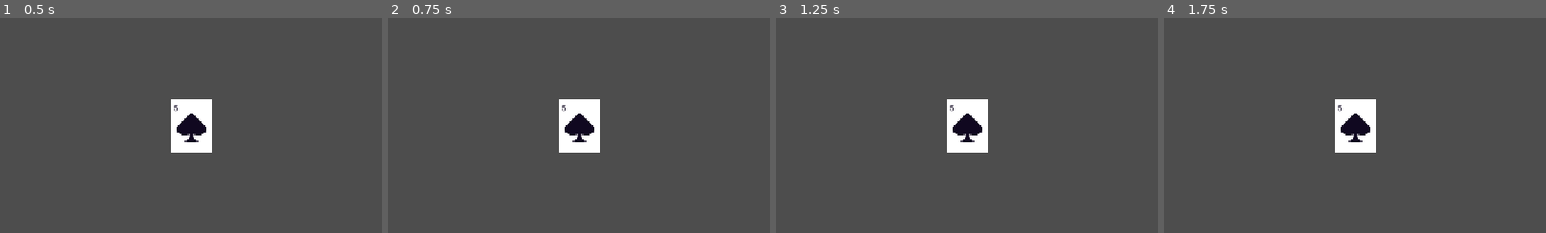
Above: before the commit, frames 1-4 (left to right).
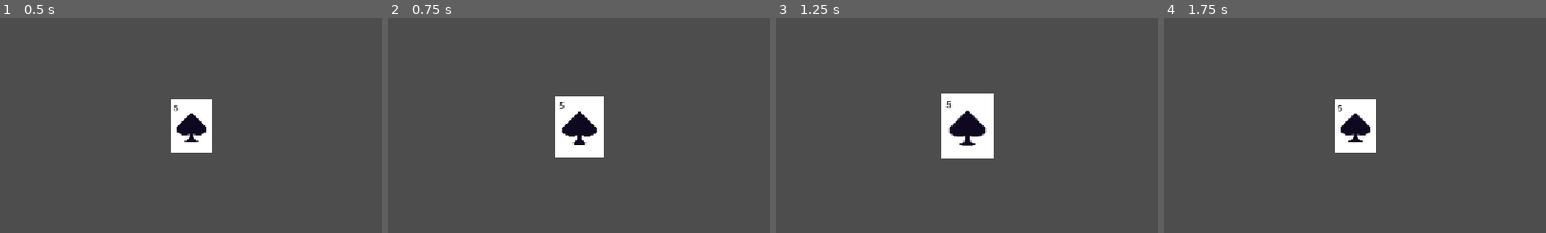
Above: after the commit, the same moments.

Repository: youssefevan/gmtk-jam-2025
Game: Godot game, scene res://scenes/evan_scene.tscn
Same seed, same stepped clock (60 frames per second), same inputs: the game is played once before the commit and once after it.
Inputs (mouse positions are % of the whole screen's width and height, from its top left):
- Up to frame 1 (0.5 s): no input
- Up to frame 2 (0.75 s): tap Enter at 0.5 s; move the mouse to (50, 59) at 0.52 s; click (50, 59) at 0.6 s
- Up to frame 3 (1.25 s): no input
- Up to frame 4 (1.75 s): tap Space at 1.25 s; move the mouse to (30, 55) at 1.27 s; click (30, 55) at 1.35 s
The pictures show only the part of the screen within x 25-75%, y 34-84%; the shares and areas given below are measured in that part.

Frame 1 is identical in both runs. In frame 2, 1.2% of the frame differs, in the area x 43-57%, y 36-65%; in frame 3, 1.9%, in the area x 43-57%, y 35-66%; in frame 4, less than 0.1%.

Commit message:
Basic card movement

Diff:
--- a/gmtk-jam-2025/project.godot
+++ b/gmtk-jam-2025/project.godot
@@ -19,6 +19,14 @@
 
 window/stretch/mode="canvas_items"
 
+[input]
+
+click={
+"deadzone": 0.2,
+"events": [Object(InputEventMouseButton,"resource_local_to_scene":false,"resource_name":"","device":-1,"window_id":0,"alt_pressed":false,"shift_pressed":false,"ctrl_pressed":false,"meta_pressed":false,"button_mask":1,"position":Vector2(310, 24),"global_position":Vector2(324, 97),"factor":1.0,"button_index":1,"canceled":false,"pressed":true,"double_click":false,"script":null)
+]
+}
+
 [rendering]
 
 renderer/rendering_method="gl_compatibility"
--- a/gmtk-jam-2025/scripts/card.gd
+++ b/gmtk-jam-2025/scripts/card.gd
@@ -12,6 +12,9 @@
 var mouse_hovering := false
 var mouse_dragging := false
 
+var anim_speed := 15.0
+var usable := false
+
 func _ready() -> void:
 	states.init(self)
 
--- a/gmtk-jam-2025/scripts/state_machine/states/grab.gd
+++ b/gmtk-jam-2025/scripts/state_machine/states/grab.gd
@@ -1 +1,18 @@
 extends State
+
+func physics_update(delta):
+	super.physics_update(delta)
+
+	entity.scale = lerp(entity.scale, Vector2(1.1, 1.1), entity.anim_speed * delta)
+
+	entity.global_position = lerp(
+		entity.global_position,
+		entity.get_global_mouse_position(),
+		entity.anim_speed * delta
+	)
+
+	if Input.is_action_just_released("click"):
+		if entity.usable:
+			return entity.use
+		else:
+			return entity.idle
--- a/gmtk-jam-2025/scripts/state_machine/states/hover.gd
+++ b/gmtk-jam-2025/scripts/state_machine/states/hover.gd
@@ -1 +1,13 @@
 extends State
+
+func physics_update(delta):
+	super.physics_update(delta)
+
+	entity.scale = lerp(entity.scale, Vector2(1.2, 1.2), entity.anim_speed * delta)
+
+	if !entity.mouse_hovering:
+		return entity.idle
+
+
+	if Input.is_action_just_pressed("click"):
+		return entity.grab
--- a/gmtk-jam-2025/scripts/state_machine/states/idle.gd
+++ b/gmtk-jam-2025/scripts/state_machine/states/idle.gd
@@ -1 +1,9 @@
 extends State
+
+func physics_update(delta):
+	super.physics_update(delta)
+
+	entity.scale = lerp(entity.scale, Vector2(1.0, 1.0), entity.anim_speed * delta)
+
+	if entity.mouse_hovering:
+		return entity.hover
--- a/gmtk-jam-2025/scripts/state_machine/states/select.gd
+++ b/gmtk-jam-2025/scripts/state_machine/states/select.gd
@@ -1 +1,10 @@
 extends State
+
+func physics_update(delta):
+	super.physics_update(delta)
+
+	entity.scale = lerp(entity.scale, Vector2(1.1, 1.1), entity.anim_speed * delta)
+
+	if entity.mouse_hovering:
+		if Input.is_action_just_pressed("click"):
+			return entity.hover
